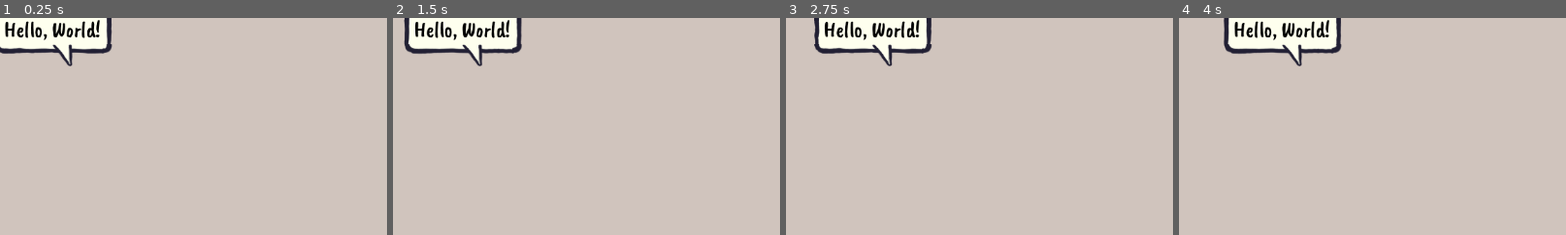
Above: before the commit, frames 1-4 (left to right).
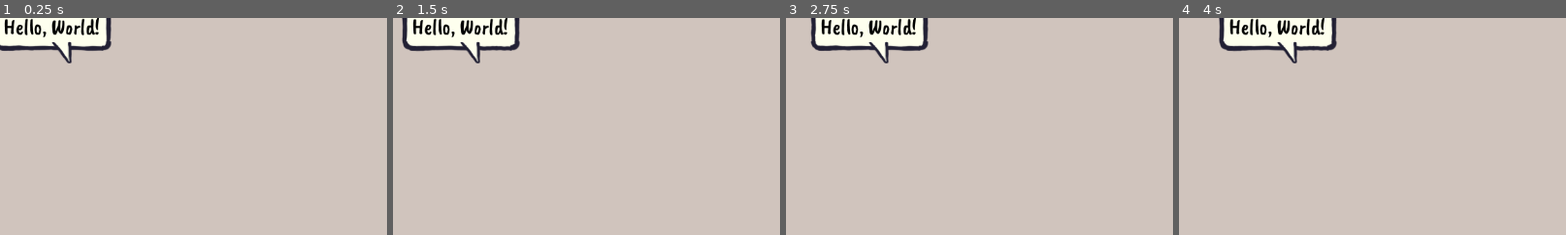
Above: after the commit, the same moments.

Repository: JCoMcL/gourt-game
Game: Godot game, scene res://ui/speech_bubble.tscn
Two runs of this game, one before a commit and one after it. Both use one fixed random seed, a clock stepped at 60 frames per second and the inputs below. This scene is started directly instead of the project's main scene.
Inputs (mouse positions are % of the whole screen's width and height, from its top left):
- Up to frame 1 (0.25 s): no input
- Up to frame 2 (1.5 s): move the mouse to (72, 45) at 0.52 s; press the mouse at (72, 45) at 0.53 s; hold Right (go right) 0.53-1.25 s; release the mouse at (72, 45) at 1.25 s; drag from (30, 55) to (45, 70) at 1.27 s
- Up to frame 3 (2.75 s): move the mouse to (60, 28) at 2.02 s; press the mouse at (60, 28) at 2.03 s; hold Left (go left) from 2.03 s (still down)
- Up to frame 4 (4 s): release Left (go left) at 2.75 s; release the mouse at (60, 28) at 2.75 s; drag from (45, 70) to (20, 35) at 2.77 s; move the mouse to (80, 65) at 3.52 s; hold Right (go right) from 3.53 s (still down); hold Mouse wheel up (move equipment up) from 3.53 s (still down); click (80, 65) at 3.8 s
The pictures show only the part of the screen within x 0-50%, y 0-50%; the shares and areas given below are measured in that part.

The runs differ from the first frame. In frame 1, 2.2% of the frame differs, in the area x 0-30%, y 0-23%; in frame 2, 2.8%; in frame 3, 3.0%; in frame 4, 3.1%, in the area x 10-43%, y 0-23%.

Commit message:
fix some graphical issues with the speech bubble

Diff:
--- a/ui/speech_bubble/SpeechTherapist.gd
+++ b/ui/speech_bubble/SpeechTherapist.gd
@@ -18,4 +18,5 @@
 		bubbles[speaker] = sb
 		sb.anneal_position(10)
 		sb.text = words
+	sb.z_index = max(sb.z_index, speaker.z_index + 10)
 	return sb
--- a/ui/speech_bubble/speech_bubble.gd
+++ b/ui/speech_bubble/speech_bubble.gd
@@ -128,11 +128,11 @@
 
 func get_position_goals():
 	return [
-		Position_Goal.new(above ,3),
+		Position_Goal.new(above ,5),
 		Position_Goal.new(antigravity, 0),
 		#Position_Goal.new(near_speaker ,1),
 		Position_Goal.new(on_screen ,30),
-		Position_Goal.new(keep_ideal_tail_length ,2),
+		Position_Goal.new(keep_ideal_tail_length ,3),
 		Position_Goal.new(centered_on_tail, 1)
 		# away from other actors
 		# not overlapping speaker
--- a/ui/theme.tres
+++ b/ui/theme.tres
@@ -22,3 +22,4 @@
 Button/colors/font_color = Color(0.13333334, 0.1254902, 0.20392157, 1)
 Label/colors/font_color = Color(0.13333334, 0.1254902, 0.20392157, 1)
 Panel/styles/panel = SubResource("StyleBoxTexture_3fgq6")
+RichTextLabel/colors/default_color = Color(0.13333334, 0.1254902, 0.20392157, 1)
